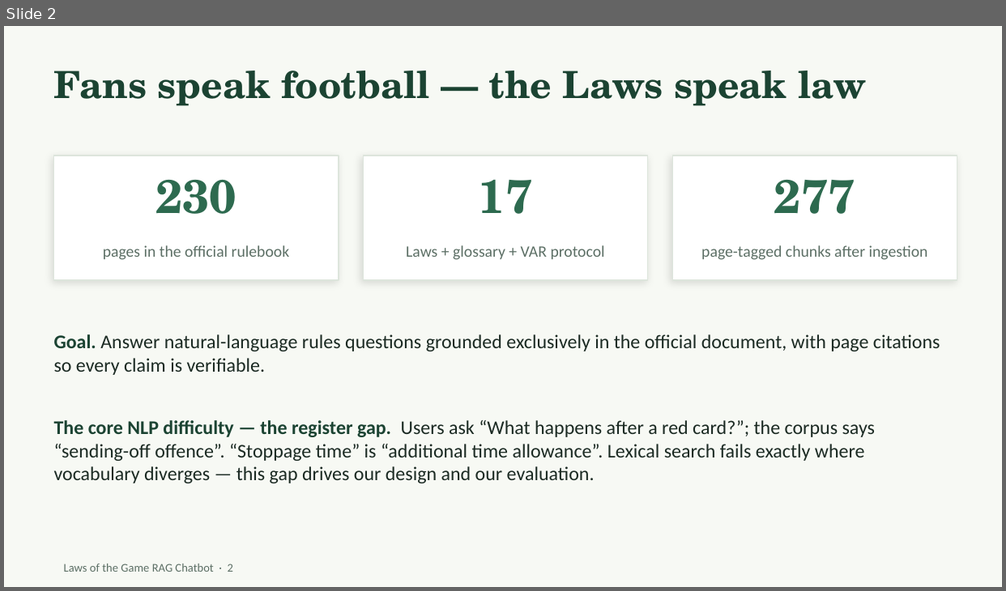
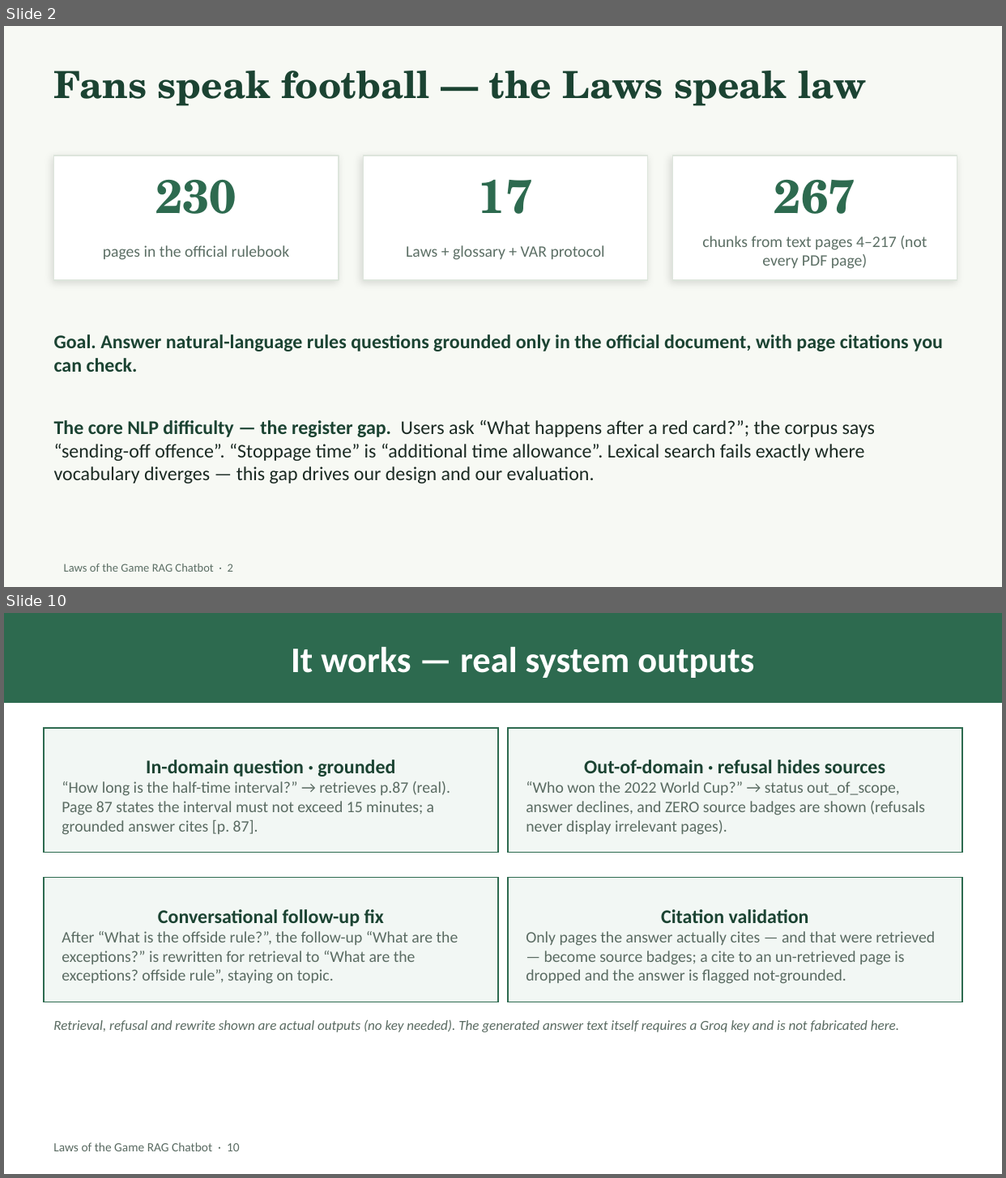
Before and after one commit to harish885/fifa-rag-chatbot, a slide deck: laws_rag_presentation.pptx. Shown one above the other, each under a label of ours: slide 2 before the commit, slides 2 and 10 after it; the slides between them are not shown. The pictures are 1006x591 and 1006x1178 pixels, drawn with LibreOffice and Linux fonts; fonts in the diff are those of the drawing. Boxes give left, top, right and bottom in pixels: in the first picture for what was removed or moved away, otherwise in the second. Text is boxed around its words. In the diff, an @@ line names an element or a change of style, - is before the commit and + after.

Commit message:
Production & academic hardening pass
- rag/ reusable retrieval core (shared by API, eval, notebook, tests)
- fix token-boundary query expansion (keeper/var bug) + history-aware retrieval
- page-diverse retrieval; cleaned sentence-aware ingestion; regenerate chunks
- rename Recall@k -> Page Hit Rate@k; richer results.json; dev-set metadata
- answer-level eval harness + deterministic citation checks; corpus provenance
- API hardening (typed models, status, citation-validated sources, timeouts)
- patch Starlette CVE-2026-48710 (fastapi 0.136.3); split deploy/dev reqs
- 77 tests + CI (pytest, eval regression, notebook, pip-audit)
- rewrite README, notebook, slide deck (correct metrics/claims)

```diff
--- a/laws_rag_presentation.pptx
+++ b/laws_rag_presentation.pptx
@@ slide 10 added at box(4, 613, 1002, 1174), background #FFFFFF @@
@@ rectangle added at box(4, 613, 1002, 703), fill #2D6A4F, 26 pt, text #FFFFFF, bold @@
+It works — real system outputs
@@ rectangle added at box(44, 728, 498, 853), fill #F2F7F4, outline #2D6A4F 1 pt, 11.5 pt, text #5A6B62 @@
+In-domain question · grounded
+“How long is the half-time interval?” → retrieves p.87 (real). Page 87 states the interval must not exceed 15 minutes; a grounded answer cites [p. 87].
@@ rectangle added at box(508, 728, 962, 853), fill #F2F7F4, outline #2D6A4F 1 pt, 11.5 pt, text #5A6B62 @@
+Out-of-domain · refusal hides sources
+“Who won the 2022 World Cup?” → status out_of_scope, answer declines, and ZERO source badges are shown (refusals never display irrelevant pages).
@@ rectangle added at box(44, 877, 498, 1002), fill #F2F7F4, outline #2D6A4F 1 pt, 11.5 pt, text #5A6B62 @@
+Conversational follow-up fix
+After “What is the offside rule?”, the follow-up “What are the exceptions?” is rewritten for retrieval to “What are the exceptions? offside rule”, staying on topic.
@@ rectangle added at box(508, 877, 962, 1002), fill #F2F7F4, outline #2D6A4F 1 pt, 11.5 pt, text #5A6B62 @@
+Citation validation
+Only pages the answer actually cites — and that were retrieved — become source badges; a cite to an un-retrieved page is dropped and the answer is flagged not-grounded.
@@ text added at box(53, 1020, 899, 1033), 10 pt, text #5A6B62, italic @@
+Retrieval, refusal and rewrite shown are actual outputs (no key needed). The generated answer text itself requires a Groq key and is not fabricated here.
@@ text added at box(53, 1143, 240, 1152), 9 pt, text #5A6B62 @@
+Laws of the Game RAG Chatbot · 10
@@ slide 2 changed as well @@
@@ text at box(774, 180, 855, 214): text changed @@
-277
+267
@@ text at box(702, 236, 927, 269): text changed @@
-page-tagged chunks after ingestion
+chunks from text pages 4–217 (not every PDF page)
@@ text at box(54, 335, 943, 372): text changed; text colour #1B2A23 to #1B4332; bold on @@
-Goal. Answer natural-language rules questions grounded exclusively in the official document, with page citations so every claim is verifiable.
+Goal. Answer natural-language rules questions grounded only in the official document, with page citations you can check.
```
Also in this commit, not shown: 9 other slides changed, 1 other slide added, 44 other files.
